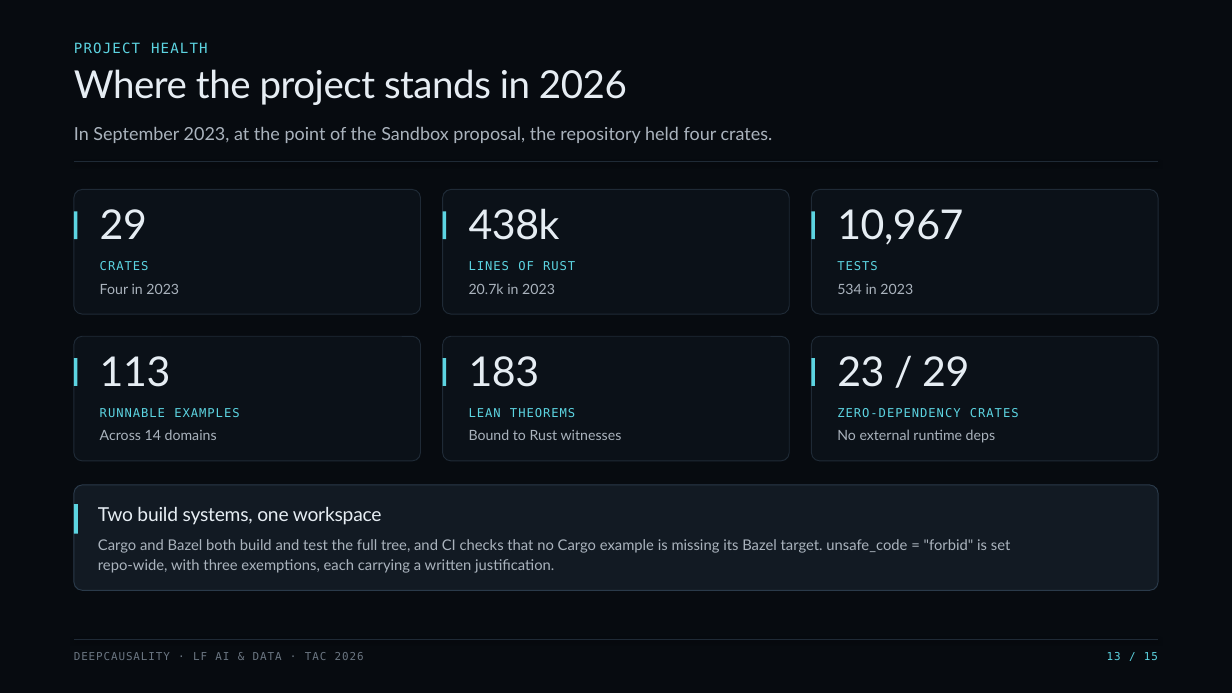
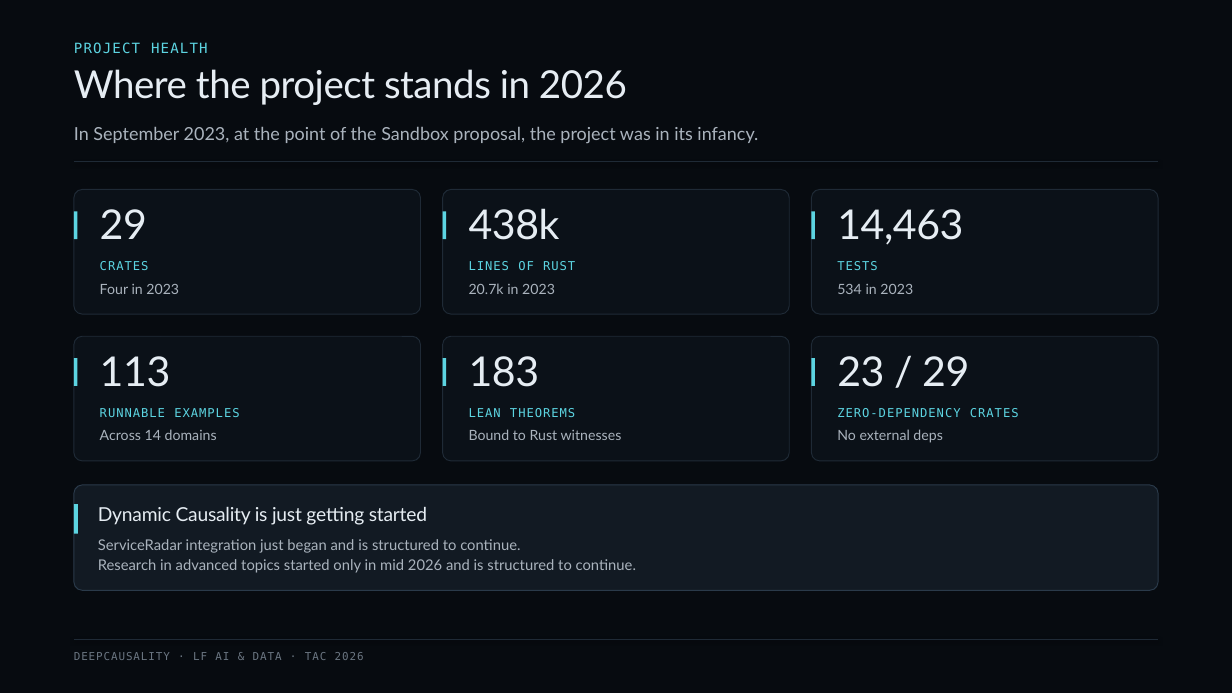
Before and after one commit to deepcausality-rs/deep_causality, a slide deck: slide 13 of docs/LF/slides/LF_2026/DeepCausality_TAC_2026.pptx. Drawn at 1232x693 pixels with LibreOffice and Linux fonts; fonts in the diff are those of the drawing. Boxes give left, top, right and bottom in pixels: in the first picture for what was removed or moved away, otherwise in the second. Text is boxed around its words. In the diff, an @@ line names an element or a change of style, - is before the commit and + after.

```diff
--- a/docs/LF/slides/LF_2026/DeepCausality_TAC_2026.pptx
+++ b/docs/LF/slides/LF_2026/DeepCausality_TAC_2026.pptx
@@ text at (74, 127, 758, 143): text changed @@
-In September 2023, at the point of the Sandbox proposal, the repository held four crates.
+In September 2023, at the point of the Sandbox proposal, the project was in its infancy.
@@ text at (837, 209, 963, 245): text changed @@
-10,967
+14,463
@@ text at (837, 429, 942, 443): text changed @@
-No external runtime deps
+No external deps
@@ text at (98, 507, 427, 525): text changed @@
-Two build systems, one workspace
+Dynamic Causality is just getting started
@@ text at (98, 539, 636, 573): text changed @@
-Cargo and Bazel both build and test the full tree, and CI checks that no Cargo example is missing its Bazel target. unsafe_code = "forbid" is set
-repo-wide, with three exemptions, each carrying a written justification.
+ServiceRadar integration just began and is structured to continue.
+Research in advanced topics started only in mid 2026 and is structured to continue.
@@ text removed at (1107, 652, 1158, 660) @@
-13 / 15
```
Also in this commit, not shown: 9 other slides changed, 5 slides added, 5 slides removed, 1 other file.
